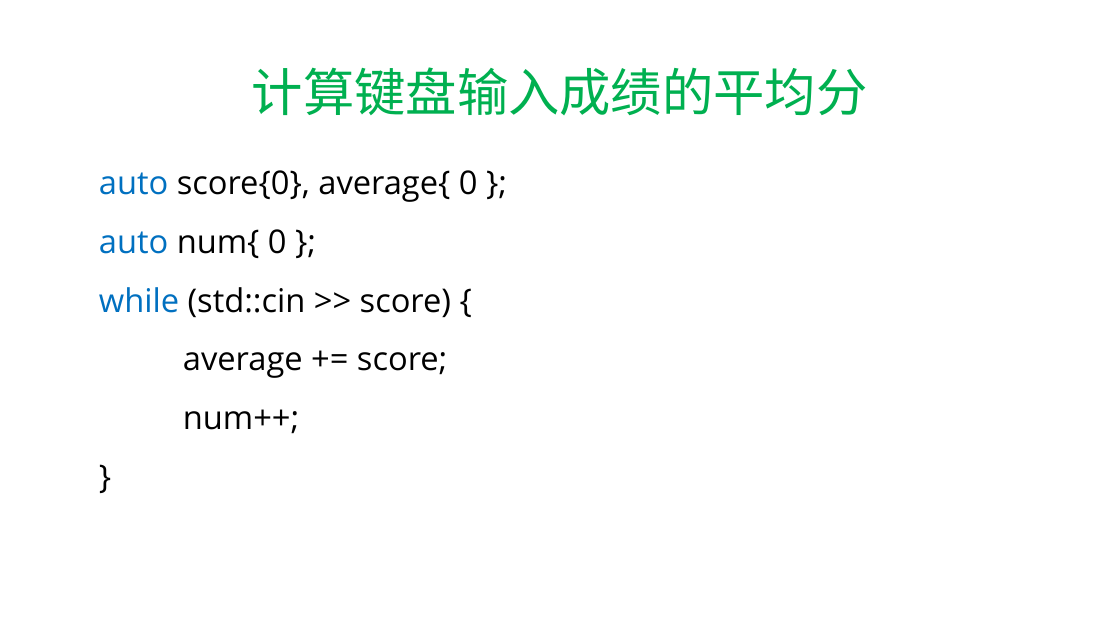
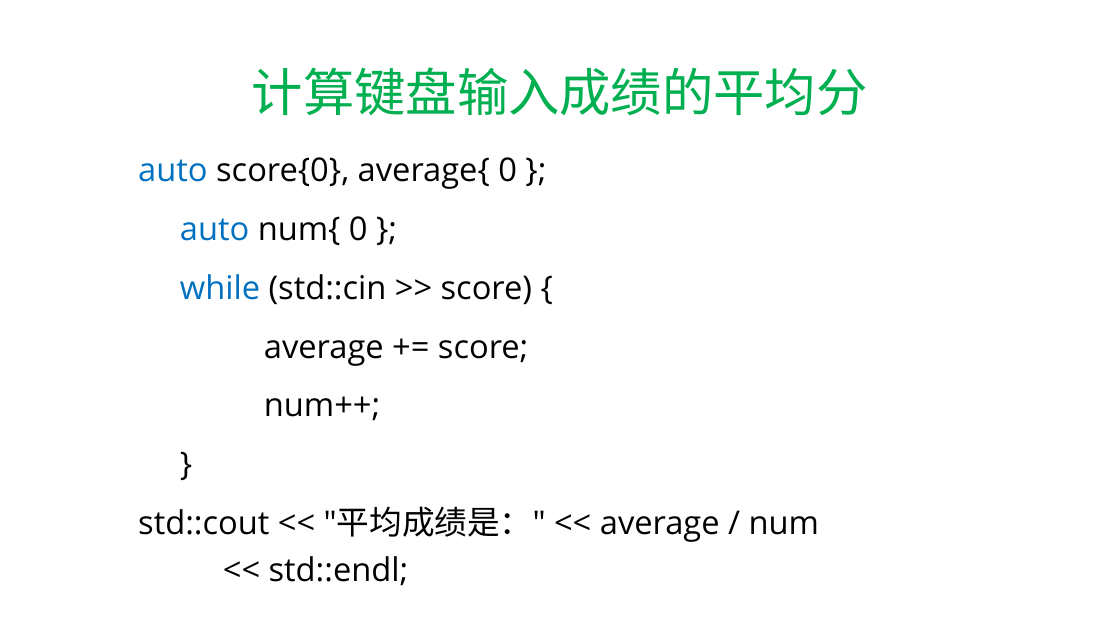
Before and after one commit to hwdong-net/cplusplus17, a slide deck: slide 30 of ppt/4. 语句.pptx. Drawn at 1120x630 pixels with LibreOffice and Linux fonts; fonts in the diff are those of the drawing. Boxes give left, top, right and bottom in pixels: in the first picture for what was removed or moved away, otherwise in the second. Text is boxed around its words. In the diff, an @@ line names an element or a change of style, - is before the commit and + after.

```diff
--- a/ppt/4. 语句.pptx
+++ b/ppt/4. 语句.pptx
@@ text "auto score{0}, average{ 0 };": place and size @@
-text "auto score{0}, average{ 0 };" at [99,170,478,434]
+text "auto score{0}, average{ 0 };" at [138,157,819,542]
@@ text at [138,506,819,542]: paragraph added @@
+std::cout << "平均成绩是：" << average / num
+<< std::endl;
```
Also in this commit, not shown: 15 other slides changed, 2 slides added, 6 slides removed, 2 other files.
